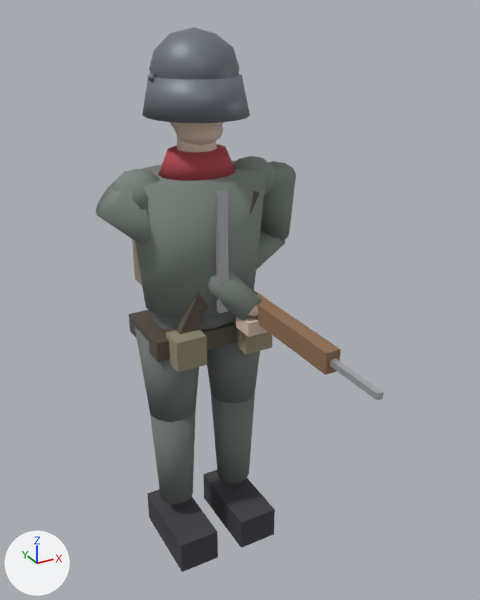
Renders of the glTF model assets/models/kron_soldier.glb from each side of a commit.
One viewpoint serves both versions: a camera (50 mm lens) standing at (-0.94, -2.01, 1.99) and looking at (0.02, -0.26, 1.12). Arrows for +X, +Y and +Z are at lower left; the lights stay in place. The picture after the commit comes second. Vertices at exactly the same position are counted once.

The first picture shows 'KronSoldierMesh'.
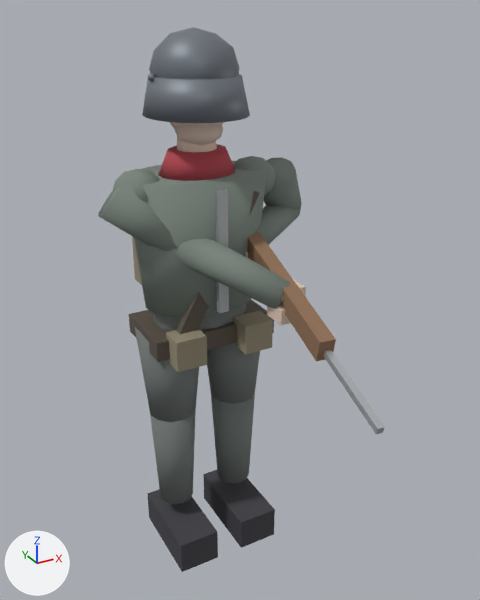
The change in detail:
me_cube is used by ob_kronsoldiermesh; location (0.0, 0.0, 0.0).
me_cube had 880 vertices, 1588 faces and spanned x -0.36..0.42, y -0.87..0.27, z 0.01..1.94.
me_cube now has 880 vertices, 1588 faces and spans x -0.35..0.45, y -0.97..0.27, z 0.01..1.94.
me_cube part 1: the loose piece of 24 vertices spanning x 0.1..0.39, y 0.0..0.15, z 1.02..1.25 is multiplied about its middle by the matrix ((1.052, -0.332, 0.128), (0.225, 0.931, 0.562), (-0.275, -0.506, 0.949)), then moved by (0.03, -0.08, 0.14).
me_cube part 2: the loose piece of 8 vertices spanning x 0.1..0.12, y -0.87..-0.57, z 1.05..1.07 is multiplied about its middle by the matrix ((0.99, 0.135, -0.034), (-0.139, 0.961, -0.24), (0.0, 0.242, 0.97)), then moved by (-0.05, -0.1, 0.01).
me_cube part 3: the loose piece of 42 vertices spanning x 0.05..0.11, y -0.28..-0.2, z 1.04..1.1 is moved by (0.02, -0.17, 0.11).
me_cube part 4: the loose piece of 8 vertices spanning x 0.04..0.12, y -0.28..-0.2, z 0.99..1.04 is moved by (0.02, -0.17, 0.11).
me_cube part 5: the loose piece of 8 vertices spanning x 0.11..0.14, y -0.26..-0.19, z 1.04..1.09 is moved by (0.02, -0.17, 0.11).
me_cube part 6: the loose piece of 8 vertices spanning x 0.08..0.13, y -0.66..0.22, z 1.02..1.09 is multiplied about its middle by the matrix ((1.069, 0.146, -0.036), (-0.15, 1.038, -0.259), (0.0, 0.261, 1.048)), then moved by (0.02, 0.0, 0.17).
me_cube part 7: 48 of 880 vertices moved; they spanned x -0.36..0.12, y -0.27..0.08, z 1.02..1.51 and now span x -0.35..0.14, y -0.44..0.08, z 1.12..1.51; mean shift (-0.01, -0.07, 0.06); largest move (0.07, -0.22, 1.02) -> (0.09, -0.4, 1.12).
me_cube part 8: 22 of 880 vertices moved; they spanned x 0.22..0.42, y -0.07..0.15, z 1.18..1.48 and now span x 0.23..0.45, y -0.07..0.13, z 1.26..1.5; mean shift (0.02, -0.01, 0.05); largest move (0.42, 0.09, 1.21) -> (0.45, 0.06, 1.33).
Other edits to the shape of me_cube do not show in these pictures.

Boxes [x1, y1, x2, y2] around the edits, measured in the pictures (480 x 600 px; the box of a moved part takes in the faces that stretch with it):
'KronSoldierMesh', reshaped
    before: [96, 27, 384, 572]
    after: [98, 27, 385, 572]
part 1 of me_cube, moved or reshaped
    before: [256, 230, 285, 270]
    after: [255, 204, 301, 245]
part 2 of me_cube, moved or reshaped
    before: [330, 358, 384, 400]
    after: [323, 350, 385, 434]
part 3 of me_cube, moved or reshaped (not visible afterwards)
    before: [248, 304, 258, 317]
part 4 of me_cube, moved or reshaped
    before: [236, 316, 268, 337]
    after: [267, 305, 291, 325]
part 5 of me_cube, moved or reshaped (not visible before)
    after: [294, 280, 306, 295]
part 6 of me_cube, moved or reshaped
    before: [249, 287, 341, 375]
    after: [247, 231, 336, 361]
part 7 of me_cube, moved or reshaped
    before: [96, 181, 262, 321]
    after: [98, 176, 291, 309]
part 8 of me_cube, moved or reshaped
    before: [260, 161, 296, 241]
    after: [264, 157, 302, 211]
